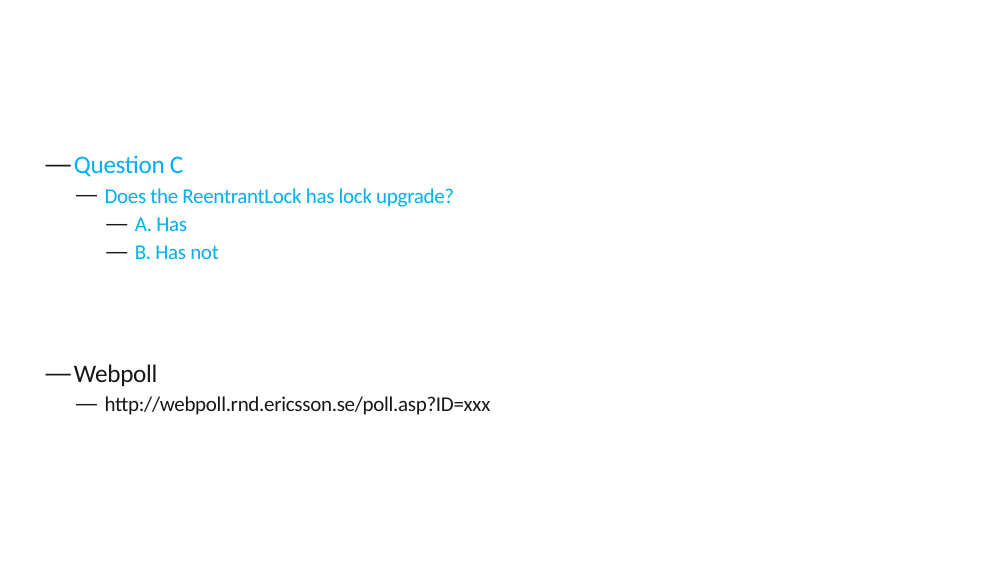
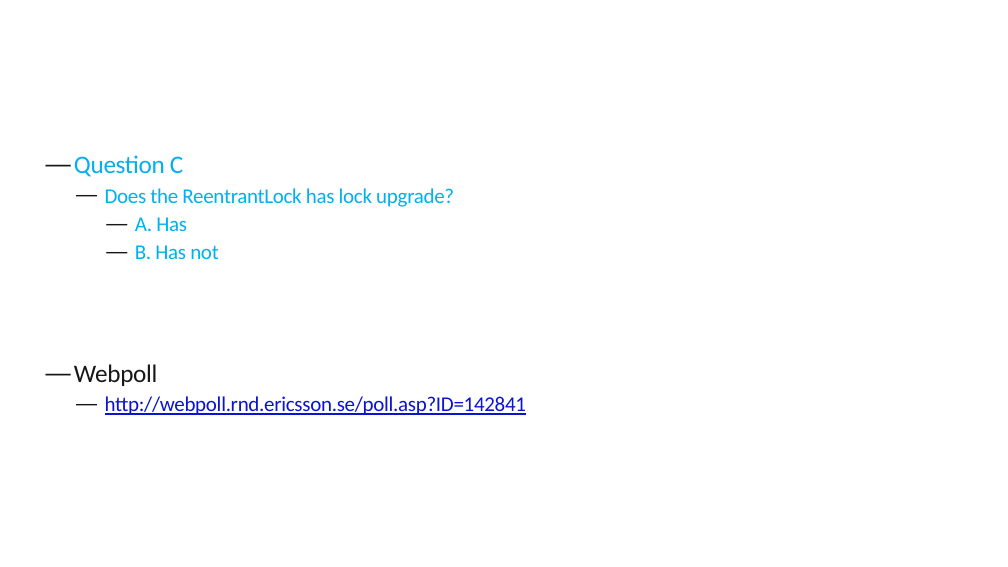
Before and after one commit to exiaoqu/ProducerConsumerProblemInJava, a slide deck: slide 34 of Producer and Consumer in Java.pptx. Drawn at 1008x567 pixels with LibreOffice and Linux fonts; fonts in the diff are those of the drawing; background and template pictures are left out. Boxes give left, top, right and bottom in pixels: in the first picture for what was removed or moved away, otherwise in the second. Text is boxed around its words. In the diff, an @@ line names an element or a change of style, - is before the commit and + after.

Commit message:
Add webpoll link in the presentation slides

```diff
--- a/Producer and Consumer in Java.pptx
+++ b/Producer and Consumer in Java.pptx
@@ text at (x1=105, y1=396, x2=527, y2=415): text changed; text colour #181818 to #0A14D2 @@
-  — http://webpoll.rnd.ericsson.se/poll.asp?ID=xxx
+  — http://webpoll.rnd.ericsson.se/poll.asp?ID=142841
```
Also in this commit, not shown: 1 other slide changed.
